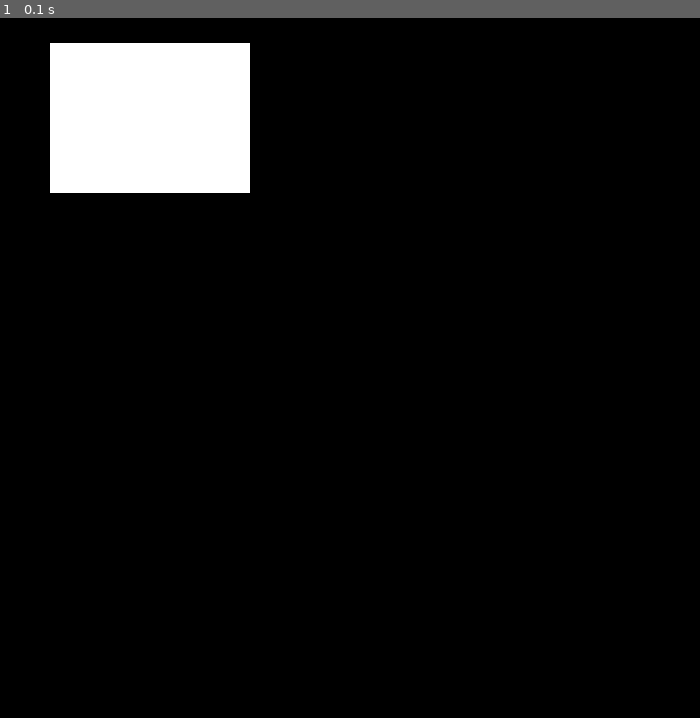
Above: before the commit, frame 1.
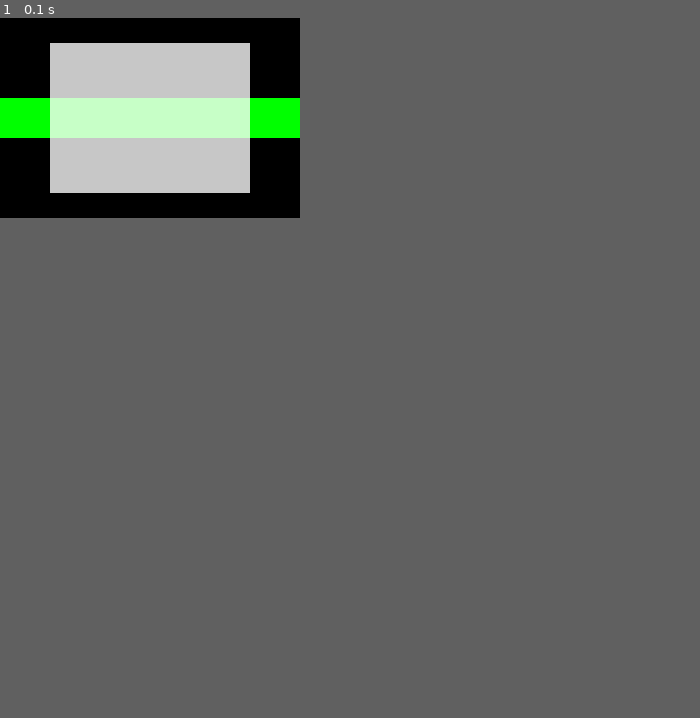
Above: after the commit, the same moment.

Repository: AndreiTsukov/PythonFiles
Game: pygame game, started from Classwork/pygame/lesson9/Kromski_pygame.py
The game is run twice, just before and just after one commit, with the same random seed, the same clock (stepped at 60 frames per second) and the same inputs.
Inputs:
- Up to frame 1 (0.1 s): no input
The window is 700x700 before the commit and 300x200 after it. Grey fills any space a smaller window leaves; there, only what the larger window draws over its background counts as a difference.

The runs differ from the first frame. In frame 1, 6.9% of the frame differs, in the area x 0-43%, y 3-25%.

Commit message:
lesson9/Kromski_pygame слои(более наглядно)

Diff:
--- a/Classwork/pygame/lesson9/Kromski_pygame.py
+++ b/Classwork/pygame/lesson9/Kromski_pygame.py
@@ -7,15 +7,20 @@
 green=(   0, 255,   0)
 red=( 255,   0,   0)
 size = [700,700]
-screen=pygame.display.set_mode(size)
+sc=pygame.display.set_mode(size)
 pygame.display.set_caption("Professor Craven's Cool Game")
 done = True
 clock=pygame.time.Clock()
-
-surf = pygame.Surface((200,150))
-surf.fill(white)
-screen.blit(surf, (50,25))
-pygame.display.flip()
+sc = pygame.display.set_mode((300, 200))
+surf = pygame.Surface((200, 150))
+surf.fill((255, 255, 255))
+surf.set_alpha(200)
+# сначала на главной поверхности рисуется зеленый прямоуг.
+pygame.draw.rect(sc, (0, 255, 0), (0, 80, 300, 40))
+# затем другая поверхность,
+# она будет поверх прямоугольника
+sc.blit(surf, (50, 25))
+pygame.display.update()
 while done:
        for event in pygame.event.get():
                if event.type == pygame.QUIT:
